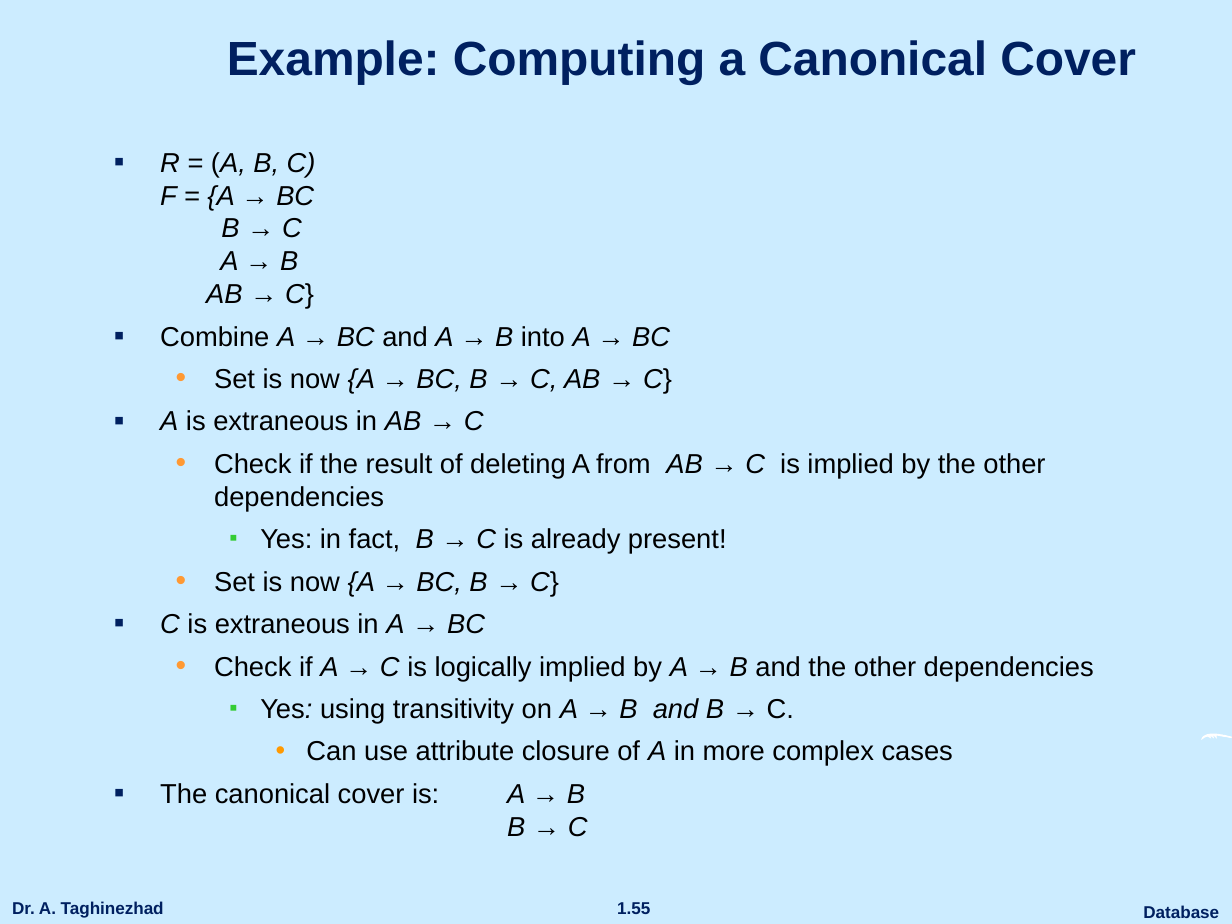
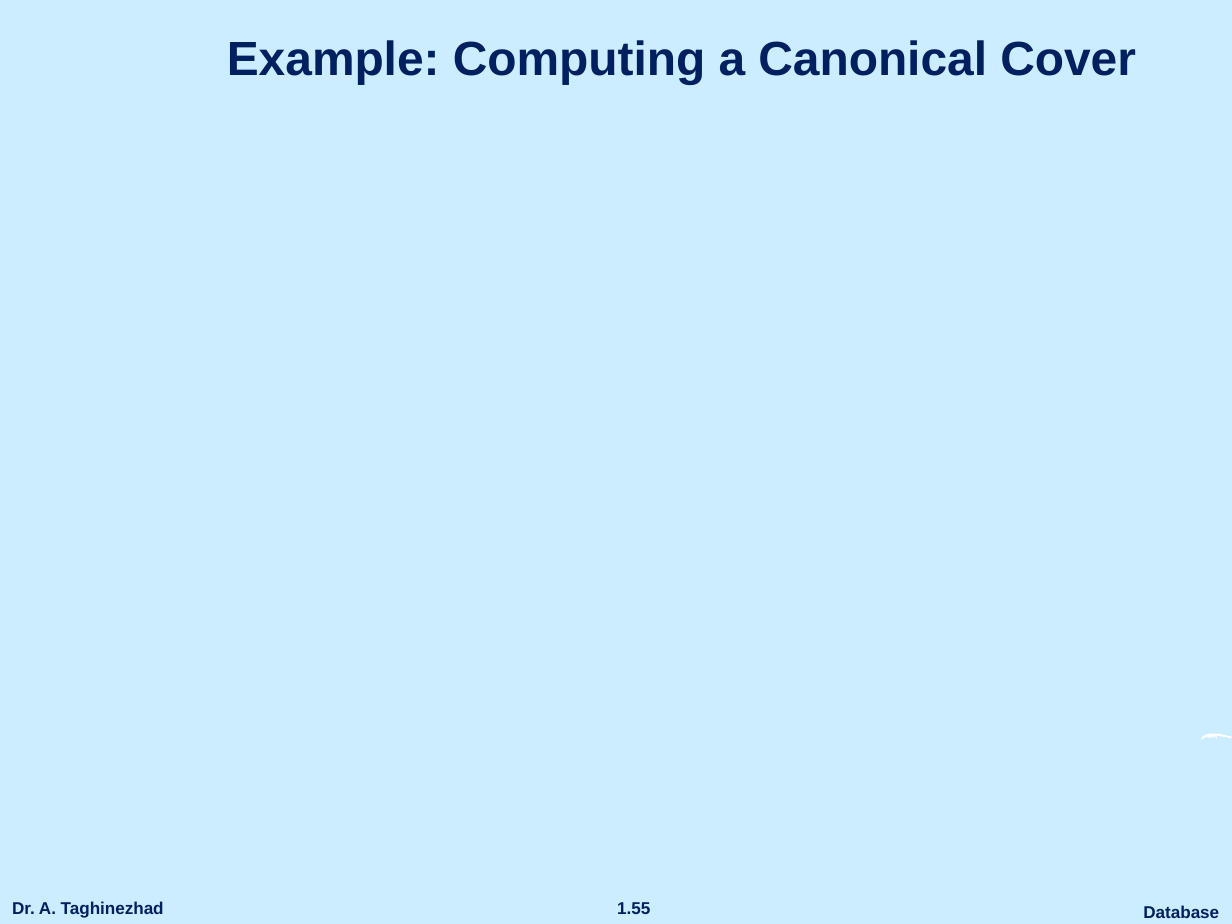
Before and after one commit to ataghinezhad/ataghinezhad.github.io, a slide deck: slide 55 of courses/downloads/temp/Database_Lec5.pptx. Drawn at 1232x924 pixels with LibreOffice and Linux fonts; fonts in the diff are those of the drawing; grey boxes stand for pictures; background and template pictures are left out. Boxes give left, top, right and bottom in pixels: in the first picture for what was removed or moved away, otherwise in the second. Text is boxed around its words. In the diff, an @@ line names an element or a change of style, - is before the commit and + after.

```diff
--- a/courses/downloads/temp/Database_Lec5.pptx
+++ b/courses/downloads/temp/Database_Lec5.pptx
@@ text removed at [160, 152, 1094, 837] @@
-▪ R = (A, B, C)
-  F = {A → BC
-  B → C
-  A → B
-  AB → C}
-▪ Combine A → BC and A → B into A → BC
-  • Set is now {A → BC, B → C, AB → C}
-▪ A is extraneous in AB → C
-  • Check if the result of deleting A from AB → C is implied by the other dependencies
-    ▪ Yes: in fact, B → C is already present!
-  • Set is now {A → BC, B → C}
-▪ C is extraneous in A → BC
-  • Check if A → C is logically implied by A → B and the other dependencies
-    ▪ Yes: using transitivity on A → B and B → C.
-      • Can use attribute closure of A in more complex cases
-▪ The canonical cover is: A → B
-  B → C
```
Also in this commit, not shown: 86 other slides changed, 12 slides added, 12 slides removed, 3 other files.
